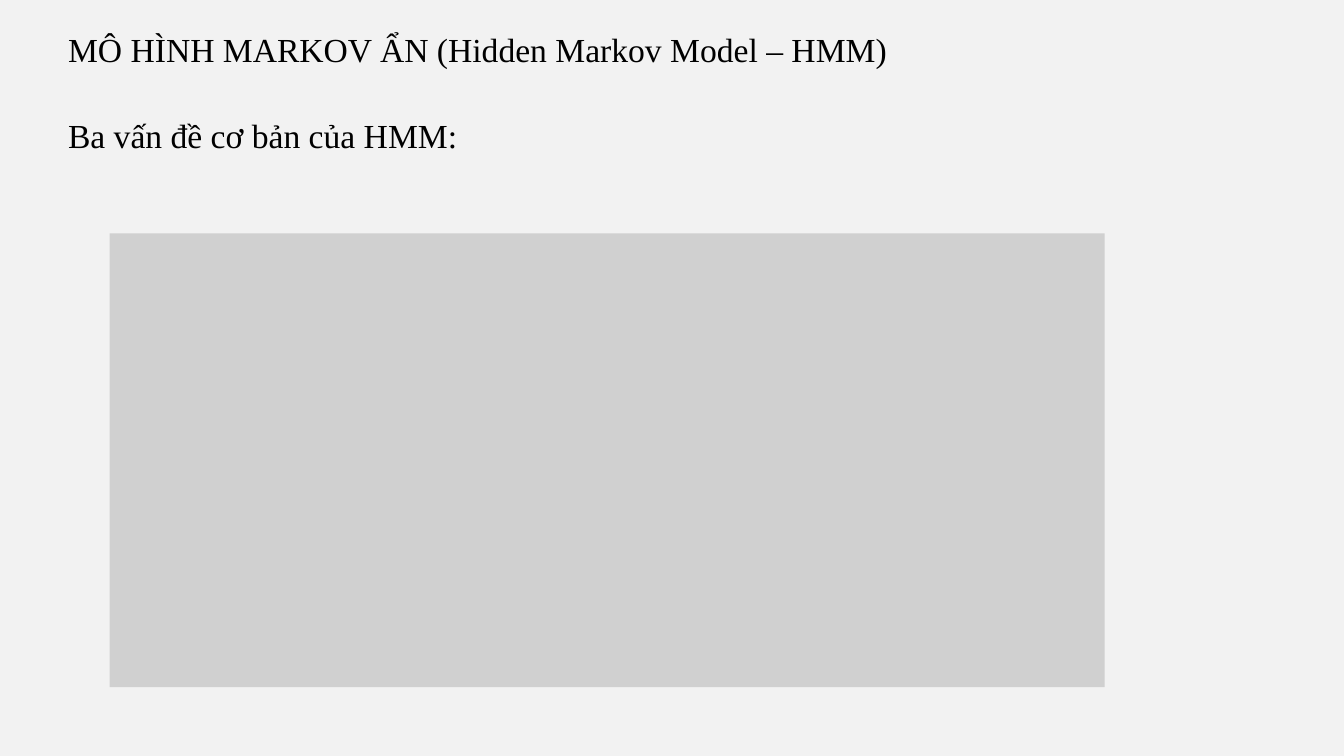
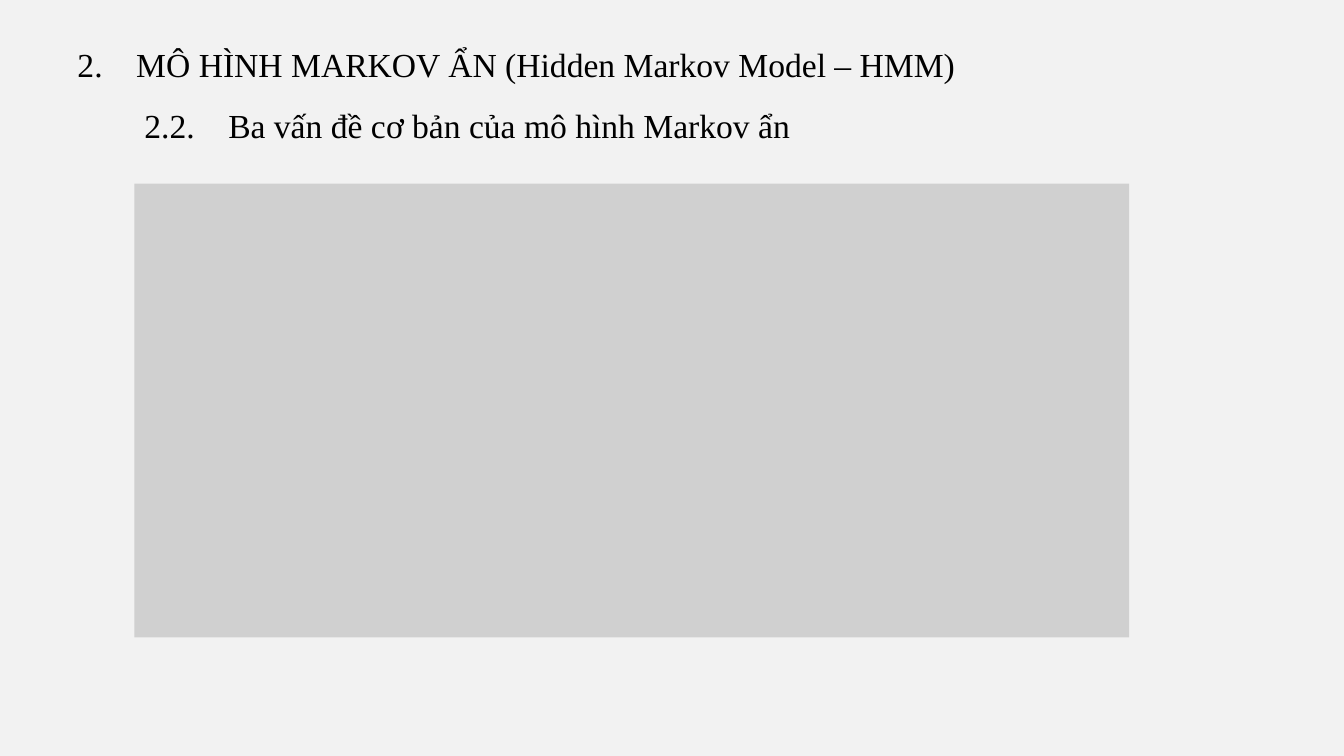
Before and after one commit to vulinh48936/bao_cao_mo_hinh_ngau_nhien, a slide deck: slide 7 of Slide/HMM.pptx (slide 6 before the commit). Drawn at 1344x756 pixels with LibreOffice and Linux fonts; fonts in the diff are those of the drawing; grey boxes stand for pictures. Boxes give left, top, right and bottom in pixels: in the first picture for what was removed or moved away, otherwise in the second. Text is boxed around its words. In the diff, an @@ line names an element or a change of style, - is before the commit and + after.

```diff
--- a/Slide/HMM.pptx
+++ b/Slide/HMM.pptx
@@ text at (77, 51, 955, 84): text changed @@
-MÔ HÌNH MARKOV ẨN (Hidden Markov Model – HMM)
+2. MÔ HÌNH MARKOV ẨN (Hidden Markov Model – HMM)
@@ text at (144, 113, 790, 139): text changed @@
-Ba vấn đề cơ bản của HMM:
+2.2. Ba vấn đề cơ bản của mô hình Markov ẩn
@@ picture: place and size @@
-picture at (110, 233, 1105, 687)
+picture at (134, 184, 1129, 637)
```
Also in this commit, not shown: 9 other slides changed, 6 slides added.
